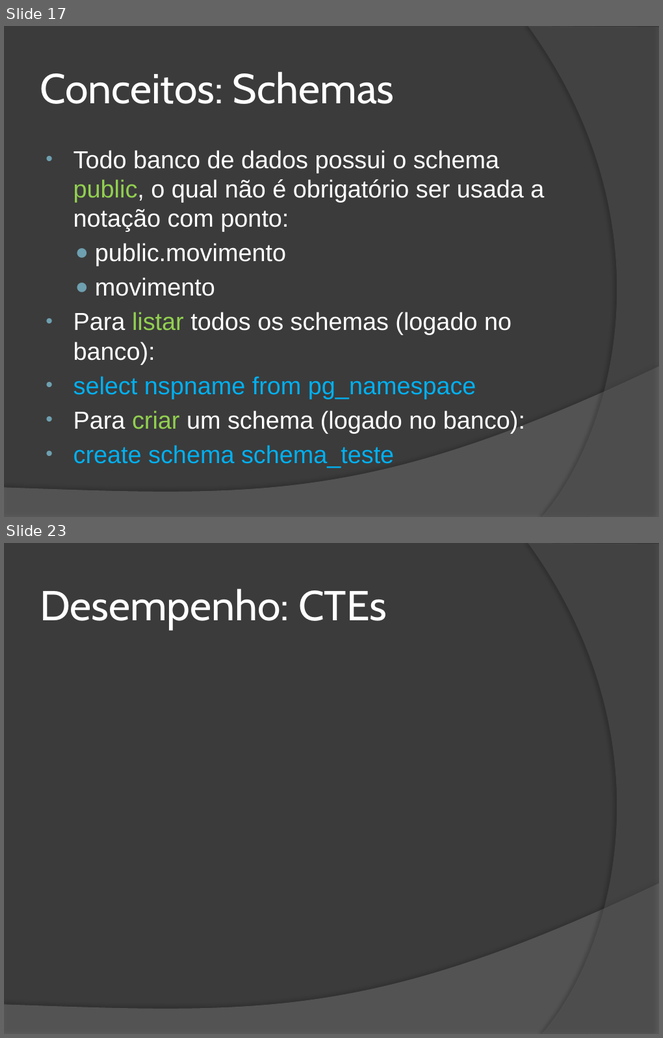
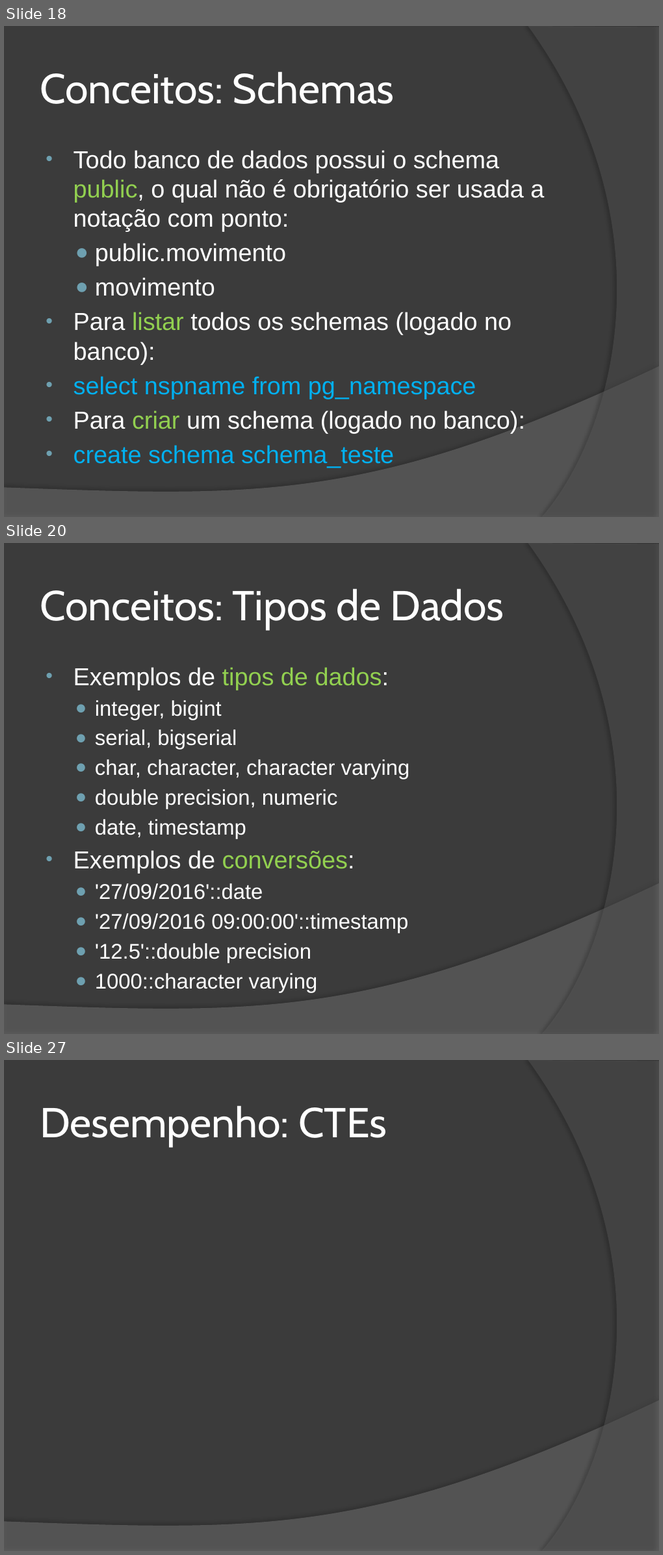
Before and after one commit to wind39/wind39.github.io, a slide deck: curso/modulo3capitulo5.pptx. Shown one above the other, each under a label of ours: slides 17 and 23 before the commit, slides 18, 20 and 27 after it; the slides between them are not shown. The pictures are 663x1038 and 663x1555 pixels, drawn with LibreOffice and Linux fonts; fonts in the diff are those of the drawing. Boxes give left, top, right and bottom in pixels: in the first picture for what was removed or moved away, otherwise in the second. Text is boxed around its words. In the diff, an @@ line names an element or a change of style, - is before the commit and + after.

```diff
--- a/curso/modulo3capitulo5.pptx
+++ b/curso/modulo3capitulo5.pptx
@@ slide 20 added at (x1=4, y1=543, x2=659, y2=1034), background #3B3B3B; not listed: 2 template elements that a slide beside it also shows @@
@@ title added at (x1=40, y1=589, x2=504, y2=629), 46 pt, text #FFFFFF @@
+Conceitos: Tipos de Dados
@@ text added at (x1=74, y1=667, x2=410, y2=993), 23.4 pt, text #FFFFFF @@
+• Exemplos de tipos de dados:
+  ● integer, bigint
+  ● serial, bigserial
+  ● char, character, character varying
+  ● double precision, numeric
+  ● date, timestamp
+• Exemplos de conversões:
+  ● '27/09/2016'::date
+  ● '27/09/2016 09:00:00'::timestamp
+  ● '12.5'::double precision
+  ● 1000::character varying
@@ what was slide 17 is now slide 18 @@
@@ what was slide 23 is now slide 27 @@
```
Also in this commit, not shown: 8 slides changed, 6 other slides added, 4 other files.
